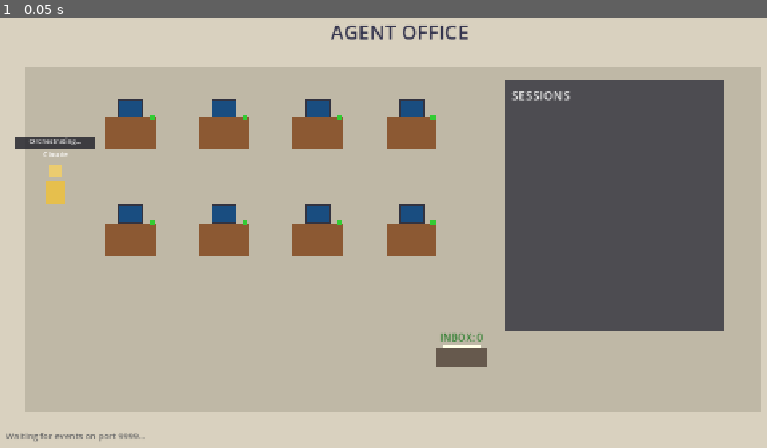
Above: before the commit, frame 1.
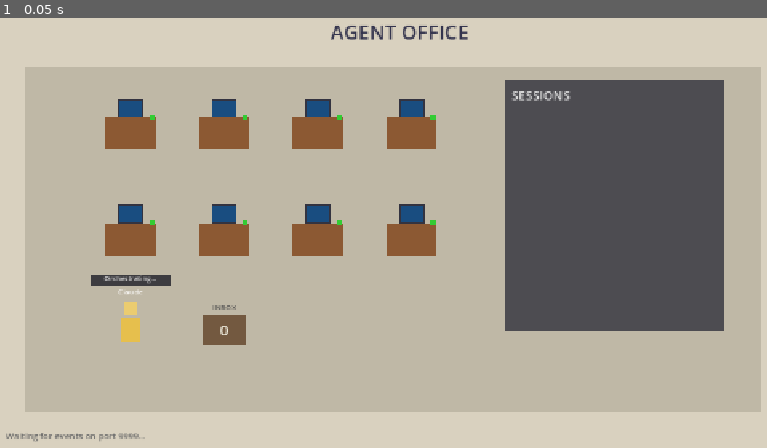
Above: after the commit, the same moment.

Repository: pknull/ccworkspace
Game: Godot game, scene res://scenes/Main.tscn
The game is run twice, just before and just after one commit, with the same random seed, the same clock (stepped at 60 frames per second) and the same inputs.
Inputs:
- Up to frame 1 (0.05 s): no input

The runs differ from the first frame. In frame 1, 1.8% of the frame differs, in the area x 1-64%, y 27-82%.

Commit message:
Move Claude and inbox to bottom row of office layout
- Position Claude at (220, 520) below the worker desks
- Move inbox next to Claude at (370, 520)
- Simplify inbox to brown box with count inside
- Remove growing document stack

Co-Authored-By: Claude Opus 4.5 <noreply@anthropic.com>

Diff:
--- a/scripts/OfficeManager.gd
+++ b/scripts/OfficeManager.gd
@@ -10,7 +10,7 @@
 var active_agents: Dictionary = {}  # agent_id -> Agent
 var agent_by_type: Dictionary = {}  # agent_type -> Array of agent_ids (for fallback)
 var completed_count: int = 0
-var inbox_position: Vector2 = Vector2(750, 550)
+var inbox_position: Vector2 = Vector2(370, 520)
 
 # UI elements
 var inbox_label: Label
@@ -94,30 +94,33 @@
 	inbox_visual.position = inbox_position
 	add_child(inbox_visual)
 
-	# Inbox tray
-	var tray = ColorRect.new()
-	tray.size = Vector2(80, 30)
-	tray.position = Vector2(-40, 0)
-	tray.color = Color(0.4, 0.35, 0.3)
-	inbox_visual.add_child(tray)
-
-	# Inbox label
+	# Inbox box (brown)
+	var box = ColorRect.new()
+	box.size = Vector2(70, 50)
+	box.position = Vector2(-35, -25)
+	box.color = Color(0.45, 0.35, 0.25)
+	inbox_visual.add_child(box)
+
+	# Inbox count label (inside the box)
 	inbox_label = Label.new()
-	inbox_label.text = "INBOX: 0"
+	inbox_label.text = "0"
 	inbox_label.horizontal_alignment = HORIZONTAL_ALIGNMENT_CENTER
-	inbox_label.position = Vector2(-50, -30)
-	inbox_label.size = Vector2(100, 25)
-	inbox_label.add_theme_font_size_override("font_size", 16)
-	inbox_label.add_theme_color_override("font_color", Color(0.2, 0.5, 0.2))
+	inbox_label.vertical_alignment = VERTICAL_ALIGNMENT_CENTER
+	inbox_label.position = Vector2(-35, -25)
+	inbox_label.size = Vector2(70, 50)
+	inbox_label.add_theme_font_size_override("font_size", 24)
+	inbox_label.add_theme_color_override("font_color", Color(1.0, 1.0, 0.95))
 	inbox_visual.add_child(inbox_label)
 
-	# Stack of completed documents (grows as work is delivered)
-	var stack_base = ColorRect.new()
-	stack_base.name = "DocumentStack"
-	stack_base.size = Vector2(60, 5)
-	stack_base.position = Vector2(-30, -5)
-	stack_base.color = Color(1.0, 1.0, 0.9)
-	inbox_visual.add_child(stack_base)
+	# "INBOX" label above
+	var title = Label.new()
+	title.text = "INBOX"
+	title.horizontal_alignment = HORIZONTAL_ALIGNMENT_CENTER
+	title.position = Vector2(-35, -45)
+	title.size = Vector2(70, 20)
+	title.add_theme_font_size_override("font_size", 12)
+	title.add_theme_color_override("font_color", Color(0.3, 0.3, 0.3))
+	inbox_visual.add_child(title)
 
 func _create_taskboard() -> void:
 	taskboard = Node2D.new()
@@ -192,7 +195,7 @@
 	main_agent.agent_type = "main"
 	main_agent.agent_id = "main"
 	main_agent.description = "Orchestrator"
-	main_agent.position = Vector2(100, 300)
+	main_agent.position = Vector2(220, 520)  # Below worker desks, left of inbox
 	add_child(main_agent)
 
 	# Main agent doesn't go to desk, just stays visible
@@ -333,13 +336,7 @@
 
 func _on_agent_completed(agent: Agent) -> void:
 	completed_count += 1
-	inbox_label.text = "INBOX: %d" % completed_count
-
-	# Grow the document stack visual
-	var stack = inbox_visual.get_node_or_null("DocumentStack")
-	if stack:
-		stack.size.y = min(5 + completed_count * 2, 50)  # Cap at 50px height
-		stack.position.y = -5 - stack.size.y + 5
+	inbox_label.text = str(completed_count)
 
 	# Remove from tracking
 	var aid = agent.agent_id
